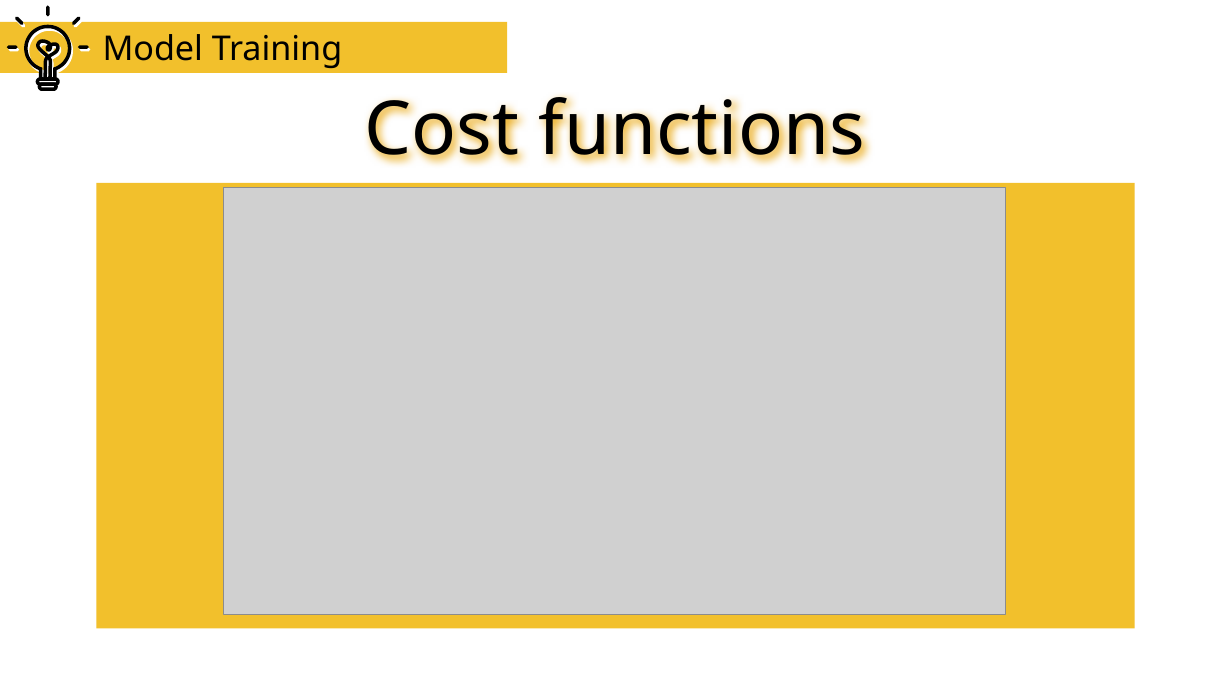
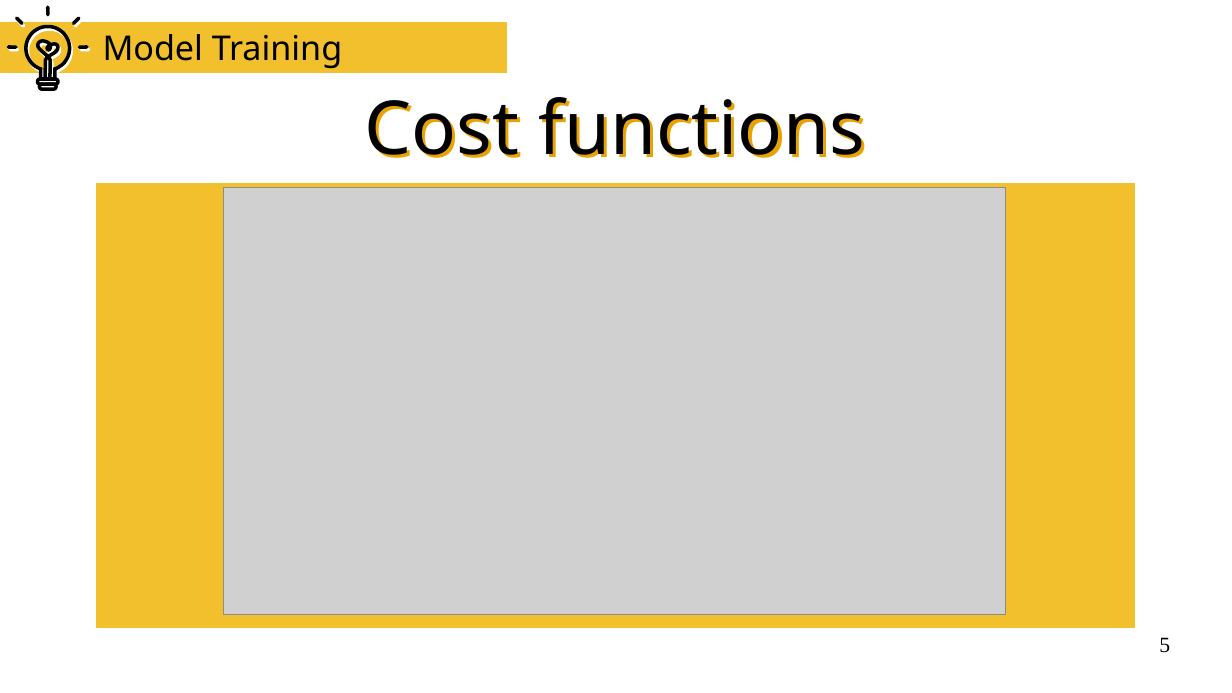
Before and after one commit to jteles277/Image_Classification_Problem, a slide deck: slide 5 of docs/powerpoint.odp. Drawn at 1232x693 pixels with LibreOffice and Linux fonts; fonts in the diff are those of the drawing; grey boxes stand for pictures. Boxes give left, top, right and bottom in pixels: in the first picture for what was removed or moved away, otherwise in the second. Text is boxed around its words. In the diff, an @@ line names an element or a change of style, - is before the commit and + after.

```diff
--- a/docs/powerpoint.odp
+++ b/docs/powerpoint.odp
@@ title "Cost functions" rewrapped from bbox=[364, 97, 864, 162] to bbox=[364, 97, 864, 158] @@
@@ outline redrawn in 5 elements at bbox=[0, 22, 508, 74], bbox=[28, 29, 72, 82], bbox=[39, 44, 59, 82], bbox=[26, 27, 69, 79], bbox=[38, 41, 58, 79] @@
@@ page number added at bbox=[1159, 637, 1170, 653], 14 pt, text #000000 @@
+5
```
Also in this commit, not shown: 15 other slides changed, 19 other files.
